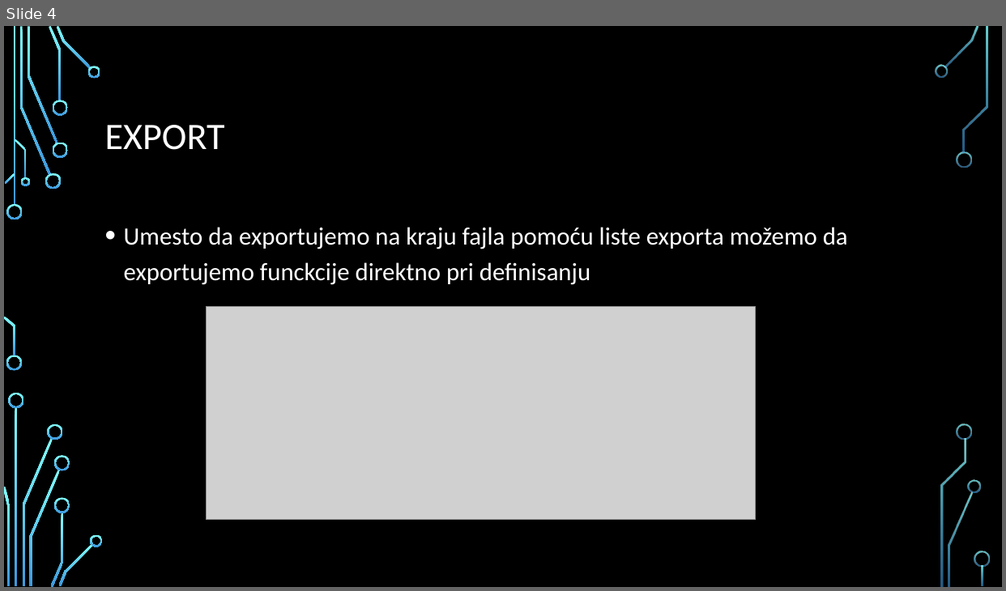
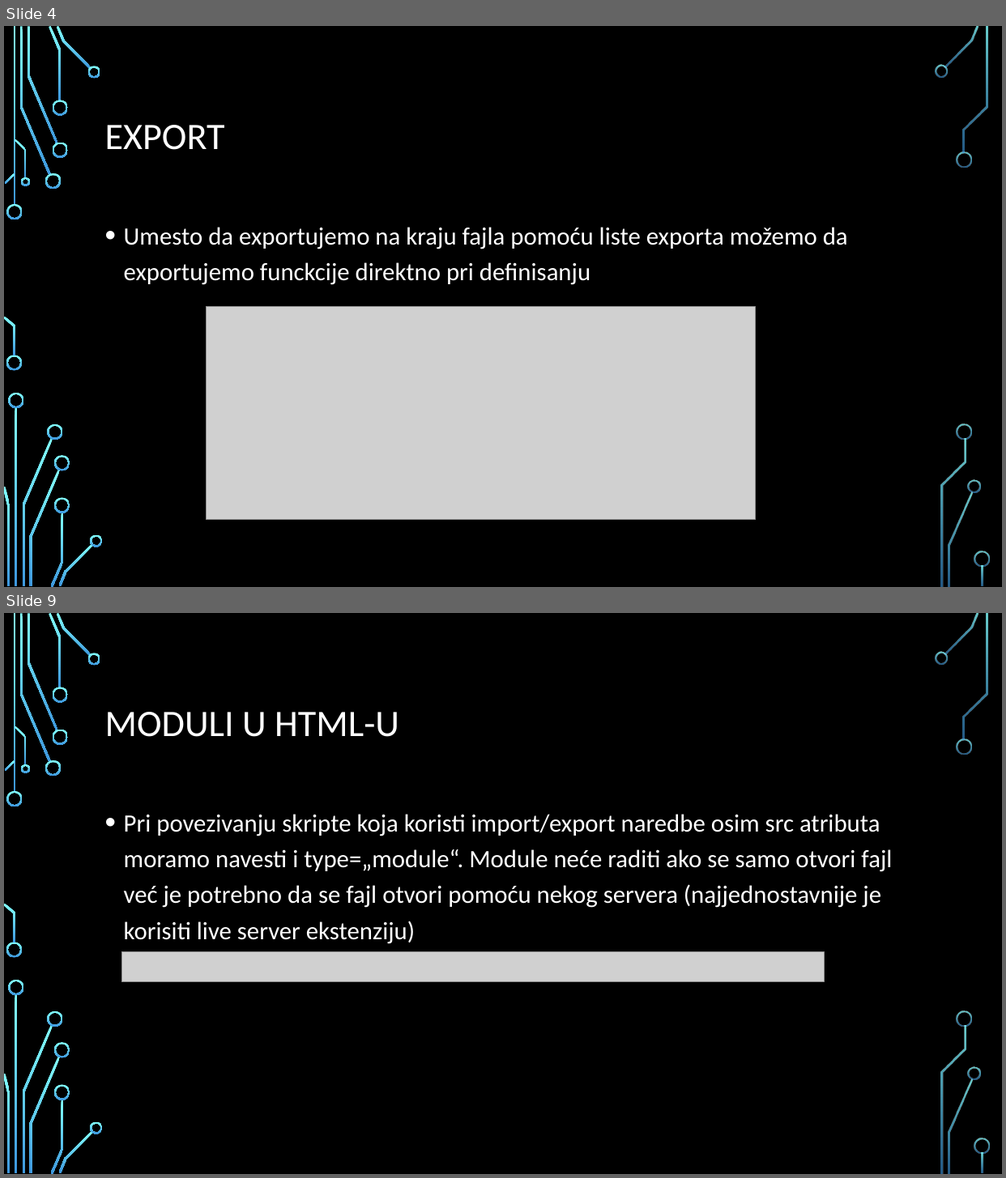
Before and after one commit to MihajloMilojevic/Sekcija, a slide deck: JavaScript/Napredno/prezentacije/12. Moduli.pptx. Shown one above the other, each under a label of ours: slide 4 before the commit, slides 4 and 9 after it; the slides between them are not shown. The pictures are 1006x591 and 1006x1178 pixels, drawn with LibreOffice and Linux fonts; fonts in the diff are those of the drawing; grey boxes stand for pictures; background and template pictures are left out. Boxes give left, top, right and bottom in pixels: in the first picture for what was removed or moved away, otherwise in the second. Text is boxed around its words. In the diff, an @@ line names an element or a change of style, - is before the commit and + after.

Commit message:
moduli i json

```diff
--- a/JavaScript/Napredno/prezentacije/12. Moduli.pptx
+++ b/JavaScript/Napredno/prezentacije/12. Moduli.pptx
@@ slide 9 added at (x1=4, y1=613, x2=1002, y2=1174), background picture (left out); not listed: 36 template elements that a slide beside it also shows @@
@@ title added at (x1=105, y1=712, x2=399, y2=737), 36 pt, text #FFFFFF @@
+MODULI U HTML-U
@@ text added at (x1=124, y1=814, x2=892, y2=944), 24 pt, text #FFFFFF @@
+• Pri povezivanju skripte koja koristi import/export naredbe osim src atributa moramo navesti i type=„module“. Module neće raditi ako se samo otvori fajl već je potrebno da se fajl otvori pomoću nekog servera (najjednostavnije je korisiti live server ekstenziju)
@@ picture added at (x1=121, y1=952, x2=824, y2=982) @@
```
Also in this commit, not shown: 1 slide changed, 4 other slides added, 3 other files.
